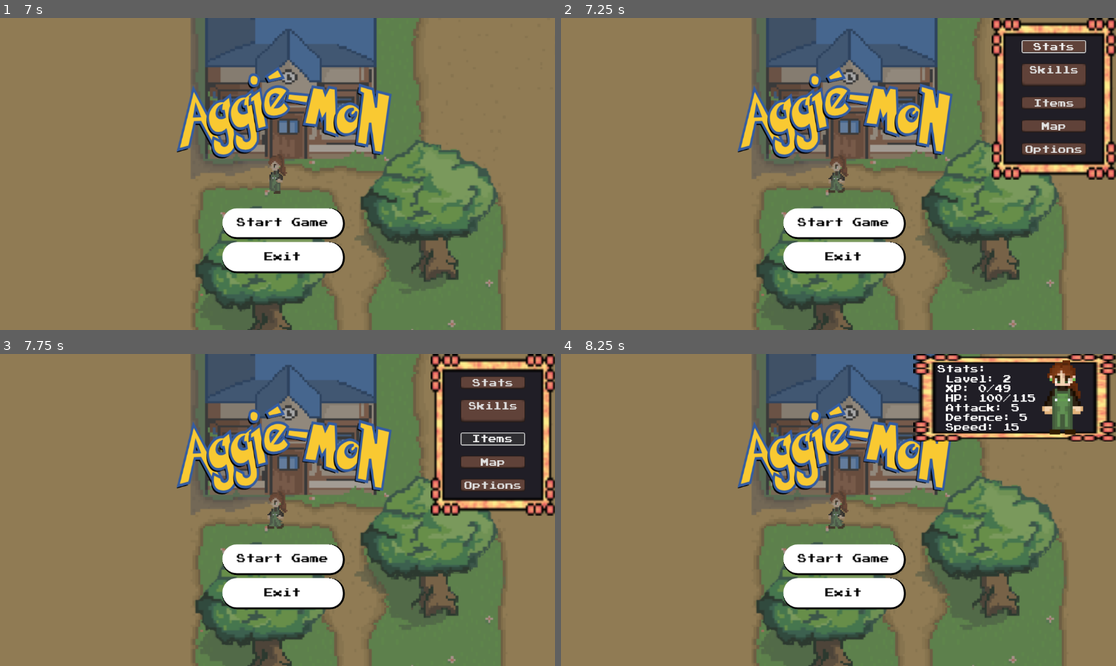
Above: before the commit, frames 1-4 (two rows, left to right).
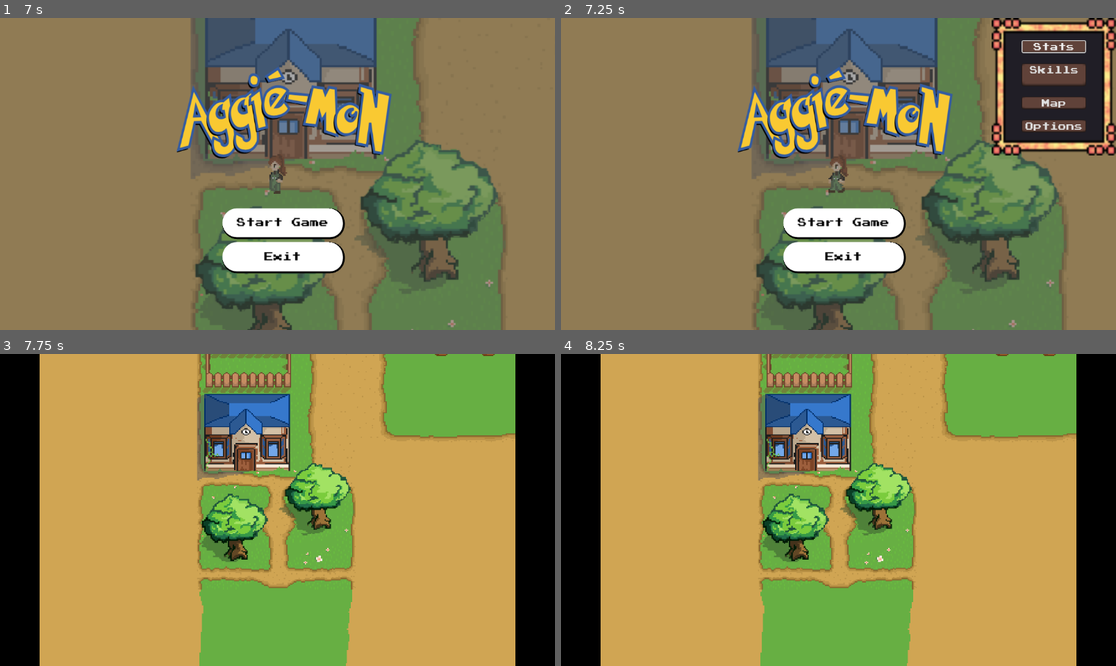
Above: after the commit, the same moments.

Repository: DrewCoding/179-Final-Project
Game: Godot game, scene res://Scenes/new_map_test.tscn
Same seed, same stepped clock (60 frames per second), same inputs: the game is played once before the commit and once after it.
Inputs (mouse positions are in pixels of both pictures, inside the frame that each line leads up to):
- Up to frame 1 (7 s): click "Start Game" at 0.5 s; hold D (right) 1.28-2.03 s; tap Space (Level Up) at 1.35, 4.35, 6.6 s; tap G (shop) at 1.52, 2.27, 5.27, 6.77 s; hold S (down) 2.03-2.75 s; tap 0 at 2.1, 5.1 s; click "RETRY?" at 2.75 s; click "Start Game" at 3.5 s; tap Enter at 4.25 s; hold D (right) 4.28-5.03 s; hold W (up) 5.03-5.75 s; click "RETRY?" at 5.75 s; hold A (left) from 6.53 s (still down)
- Up to frame 2 (7.25 s): keep holding A (left); tap Shift (menu) at 7.15 s
- Up to frame 3 (7.75 s): release A (left) at 7.25 s; click (493, 438) at 7.25 s, where only the run before the commit has a clickable "Items"
- Up to frame 4 (8.25 s): click (1054, 382) at 8 s, where only the run before the commit has a clickable "Stats"

Frame 1 is identical in both runs. In frame 2, 4.1% of the frame differs, in the area x 77-100%, y 0-52%; in frame 3, 99%; in frame 4, 99%, in the area x 0-100%, y 0-100%.

Commit message:
Made Shop Menu Pretty

Diff:
--- a/aggiemon/UI/overworld_menu.tscn
+++ b/aggiemon/UI/overworld_menu.tscn
@@ -11,7 +11,7 @@
 anchor_left = 1.0
 anchor_right = 1.0
 offset_left = -258.0
-offset_bottom = 336.0
+offset_bottom = 286.0
 grow_horizontal = 0
 theme = ExtResource("2_w06ic")
 script = ExtResource("1_n5cd6")
@@ -45,13 +45,6 @@
 
 "
 
-[node name="ItemsButton" type="Button" parent="MarginContainer/VBoxContainer"]
-custom_minimum_size = Vector2(130, 20)
-layout_mode = 2
-size_flags_horizontal = 4
-text = "Items
-"
-
 [node name="MapButton" type="Button" parent="MarginContainer/VBoxContainer"]
 custom_minimum_size = Vector2(130, 20)
 layout_mode = 2
--- a/aggiemon/UI/shop_menu.tscn
+++ b/aggiemon/UI/shop_menu.tscn
@@ -1,10 +1,12 @@
-[gd_scene load_steps=2 format=3 uid="uid://s1k78iveay4v"]
+[gd_scene load_steps=3 format=3 uid="uid://bqj1qchdh7vx"]
 
+[ext_resource type="Theme" uid="uid://djkietrpesysc" path="res://UI/overworld_menu_theme.tres" id="1_rqwkp"]
 [ext_resource type="Script" uid="uid://b0wrffkrqetet" path="res://shop_menu.gd" id="1_tyiqa"]
 
 [node name="ShopMenu" type="Control" node_paths=PackedStringArray("shop_list", "info_label", "skill_point_label")]
 layout_mode = 3
 anchors_preset = 0
+theme = ExtResource("1_rqwkp")
 script = ExtResource("1_tyiqa")
 shop_list = NodePath("PanelContainer/HBoxContainer/VBoxContainer/ShopList")
 info_label = NodePath("PanelContainer/HBoxContainer/VBoxContainer2/InfoLabel")
@@ -21,33 +23,53 @@
 offset_bottom = 506.0
 grow_horizontal = 0
 
-[node name="HBoxContainer" type="HBoxContainer" parent="PanelContainer"]
+[node name="HBoxContainer" type="Control" parent="PanelContainer"]
 layout_mode = 2
 size_flags_stretch_ratio = 5.18
 
-[node name="VBoxContainer" type="VBoxContainer" parent="PanelContainer/HBoxContainer"]
-layout_mode = 2
+[node name="VBoxContainer" type="Control" parent="PanelContainer/HBoxContainer"]
+anchors_preset = 0
+offset_right = 674.0
+offset_bottom = 417.0
 size_flags_horizontal = 3
 
 [node name="TitleLabel" type="Label" parent="PanelContainer/HBoxContainer/VBoxContainer"]
-layout_mode = 2
+layout_mode = 0
+offset_left = 87.0
+offset_top = 48.0
+offset_right = 761.0
+offset_bottom = 85.0
 text = "Skills Shop
 "
 
 [node name="Skill Point Amount" type="Label" parent="PanelContainer/HBoxContainer/VBoxContainer"]
-layout_mode = 2
+layout_mode = 0
+offset_left = 89.0
+offset_top = 85.0
+offset_right = 763.0
+offset_bottom = 122.0
 text = "Skills Shop
 "
 
 [node name="ShopList" type="ItemList" parent="PanelContainer/HBoxContainer/VBoxContainer"]
-layout_mode = 2
+layout_mode = 0
+offset_left = 92.0
+offset_top = 122.0
+offset_right = 356.0
+offset_bottom = 362.0
 size_flags_vertical = 3
 
-[node name="VBoxContainer2" type="VBoxContainer" parent="PanelContainer/HBoxContainer"]
-layout_mode = 2
+[node name="VBoxContainer2" type="Control" parent="PanelContainer/HBoxContainer"]
+anchors_preset = 0
+offset_left = 371.0
+offset_top = 50.0
+offset_right = 490.0
+offset_bottom = 467.0
 
 [node name="InfoLabel" type="Label" parent="PanelContainer/HBoxContainer/VBoxContainer2"]
-layout_mode = 2
+layout_mode = 0
+offset_right = 119.0
+offset_bottom = 17.0
 text = "Details"
 
 [connection signal="item_selected" from="PanelContainer/HBoxContainer/VBoxContainer/ShopList" to="." method="_on_shop_list_item_selected"]
--- a/aggiemon/shop_menu.gd
+++ b/aggiemon/shop_menu.gd
@@ -65,3 +65,12 @@
 		character.add_skill(skills[index])
 		skills.remove_at(index)
 		_populate_shop_list()
+
+	var skill: Skill = skills[index]
+	var text := "%s\n\nDamage: %d\nStatus Move: %s\nSpecial Effect: %s" % [
+		skill.skill_name,
+		skill.damage,
+		"Yes" if skill.status else "No",
+		"Yes" if skill.special_effect else "No"
+	]
+	info_label.text = text
